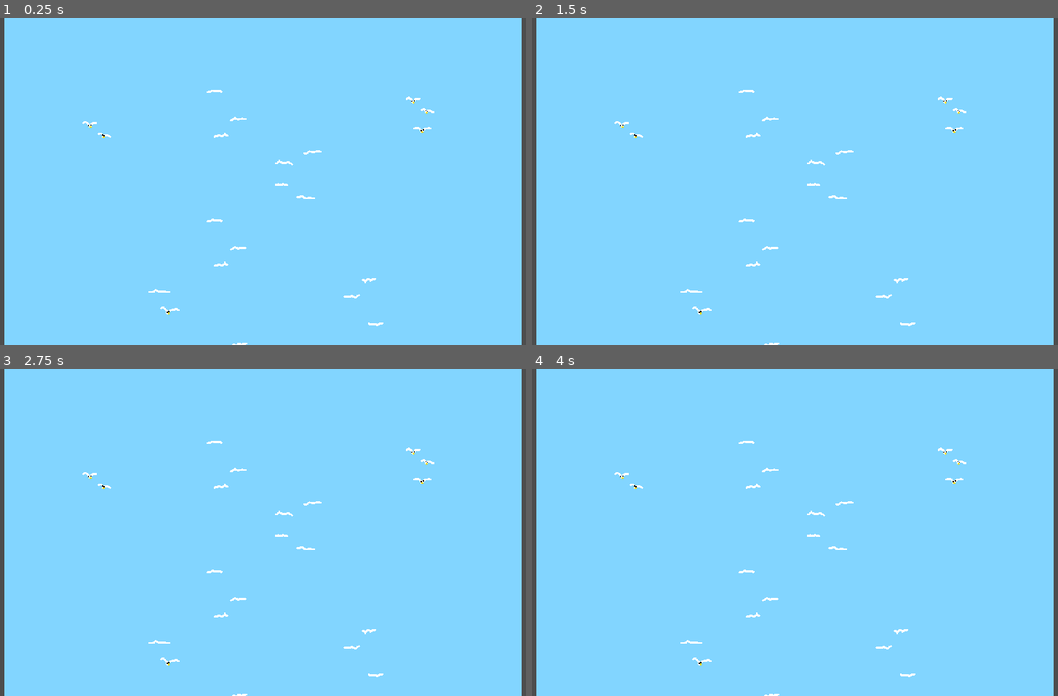
Above: before the commit, frames 1-4 (two rows, left to right).
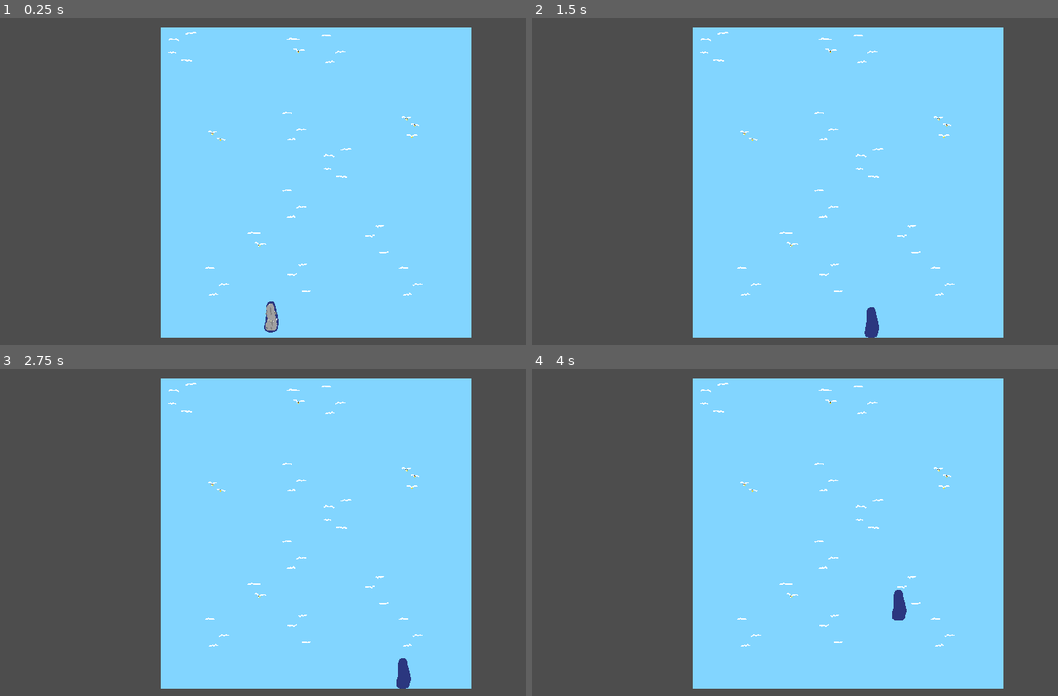
Above: after the commit, the same moments.

Repository: omar-h-omar/submania
Game: Godot game, scene res://scenes/game.tscn
The game is run twice, just before and just after one commit, with the same random seed, the same clock (stepped at 60 frames per second) and the same inputs. This scene is started directly instead of the project's main scene.
Inputs:
- Up to frame 1 (0.25 s): no input
- Up to frame 2 (1.5 s): tap Enter at 0.5 s; hold Right (right) 0.53-1.28 s; hold Down (down) from 1.28 s (still down)
- Up to frame 3 (2.75 s): tap Space at 2 s; release Down (down) at 2.03 s; hold Right (right) from 2.03 s (still down)
- Up to frame 4 (4 s): release Right (right) at 2.78 s; hold Up (up) 2.78-3.53 s; hold Left (left) from 3.53 s (still down)

The runs differ from the first frame. In frame 1, 43% of the frame differs, in the area x 0-100%, y 0-100%; in frame 2, 43%; in frame 3, 43%; in frame 4, 43%.

Commit message:
World bounds

Diff:
--- a/project.godot
+++ b/project.godot
@@ -55,6 +55,7 @@
 
 2d_physics/layer_1="Sub"
 2d_physics/layer_2="Mines"
+2d_physics/layer_3="World"
 
 [rendering]
 
--- a/scenes/game.tscn
+++ b/scenes/game.tscn
@@ -1,6 +1,8 @@
-[gd_scene load_steps=4 format=3 uid="uid://vpviplnr5rjt"]
+[gd_scene load_steps=7 format=3 uid="uid://vpviplnr5rjt"]
 
 [ext_resource type="Texture2D" uid="uid://c83x22bx7vvti" path="res://assets/water.png" id="1_48axx"]
+[ext_resource type="PackedScene" uid="uid://enkvtyv512t" path="res://scenes/mine.tscn" id="2_5ni10"]
+[ext_resource type="PackedScene" uid="uid://dgcpspdc4t04p" path="res://scenes/submarine.tscn" id="3_6ot8u"]
 
 [sub_resource type="TileSetAtlasSource" id="TileSetAtlasSource_ab8ta"]
 texture = ExtResource("1_48axx")
@@ -1033,9 +1035,63 @@
 [sub_resource type="TileSet" id="TileSet_lttmm"]
 sources/0 = SubResource("TileSetAtlasSource_ab8ta")
 
+[sub_resource type="WorldBoundaryShape2D" id="WorldBoundaryShape2D_qkcv7"]
+
 [node name="Game" type="Node2D"]
 
 [node name="TileMap" type="TileMap" parent="."]
 tile_set = SubResource("TileSet_lttmm")
 format = 2
 layer_0/tile_data = PackedInt32Array(-327676, 0, 0, -327668, 131072, 1, -327660, 131072, 1, -327652, 131072, 0, -327644 …(1109 unchanged characters)…
+
+[node name="Mine" parent="." instance=ExtResource("2_5ni10")]
+position = Vector2(397, 159)
+
+[node name="Submarine" parent="." instance=ExtResource("3_6ot8u")]
+position = Vector2(375, 822)
+collision_mask = 6
+
+[node name="Camera2D" type="Camera2D" parent="."]
+position = Vector2(437, 372)
+zoom = Vector2(0.6, 0.6)
+
+[node name="WorldBounds" type="Node2D" parent="."]
+
+[node name="left" type="StaticBody2D" parent="WorldBounds"]
+position = Vector2(17, 0)
+collision_layer = 4
+
+[node name="CollisionShape2D" type="CollisionShape2D" parent="WorldBounds/left"]
+position = Vector2(-2, 293)
+rotation = 1.5708
+scale = Vector2(8, 8)
+shape = SubResource("WorldBoundaryShape2D_qkcv7")
+
+[node name="right" type="StaticBody2D" parent="WorldBounds"]
+position = Vector2(731, 311)
+rotation = -1.5708
+collision_layer = 4
+
+[node name="CollisionShape2D" type="CollisionShape2D" parent="WorldBounds/right"]
+position = Vector2(-2, 293)
+scale = Vector2(8, 8)
+shape = SubResource("WorldBoundaryShape2D_qkcv7")
+
+[node name="bottom" type="StaticBody2D" parent="WorldBounds"]
+position = Vector2(344, 591)
+collision_layer = 4
+
+[node name="CollisionShape2D" type="CollisionShape2D" parent="WorldBounds/bottom"]
+position = Vector2(-2, 293)
+scale = Vector2(8, 8)
+shape = SubResource("WorldBoundaryShape2D_qkcv7")
+
+[node name="top" type="StaticBody2D" parent="WorldBounds"]
+position = Vector2(502, 170)
+rotation = 3.14159
+collision_layer = 4
+
+[node name="CollisionShape2D" type="CollisionShape2D" parent="WorldBounds/top"]
+position = Vector2(-2, 293)
+scale = Vector2(8, 8)
+shape = SubResource("WorldBoundaryShape2D_qkcv7")
--- /dev/null
+++ b/scenes/mine.tscn
@@ -0,0 +1,6 @@
+[gd_scene format=3 uid="uid://enkvtyv512t"]
+
+[node name="Mine" type="Node2D"]
+
+[node name="Marker2D" type="Marker2D" parent="."]
+position = Vector2(6, 0)
